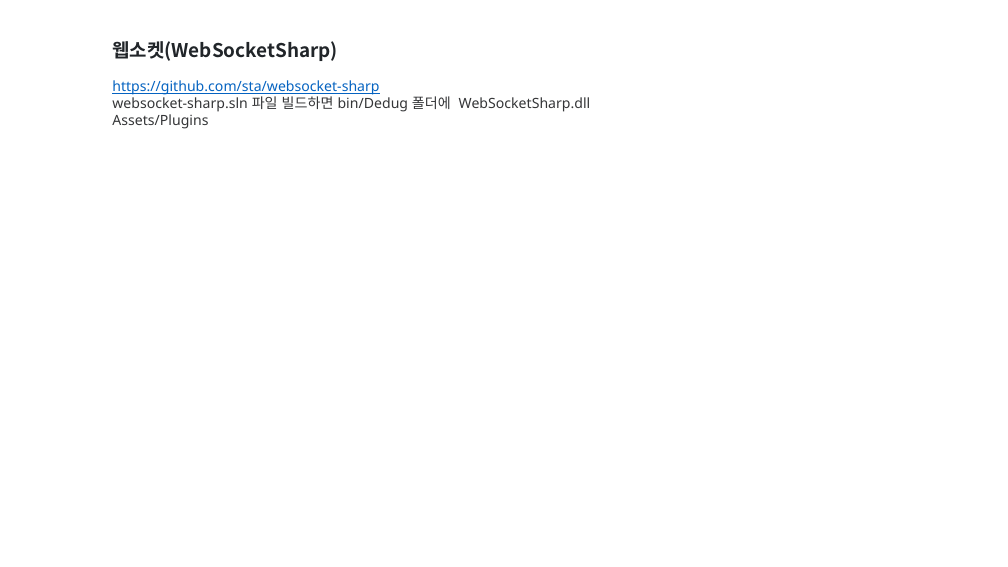
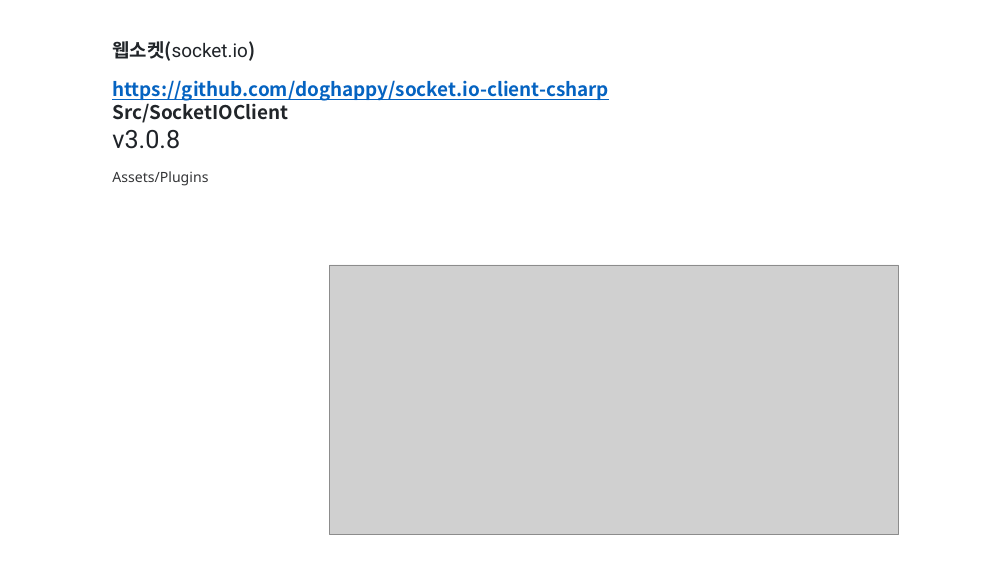
Before and after one commit to SangGyu-Lim/2025_study_lecture, a slide deck: slide 1 of client/lecture/웹소켓.pptx. Drawn at 1008x567 pixels with LibreOffice and Linux fonts; fonts in the diff are those of the drawing; grey boxes stand for pictures. Boxes give left, top, right and bottom in pixels: in the first picture for what was removed or moved away, otherwise in the second. Text is boxed around its words. In the diff, an @@ line names an element or a change of style, - is before the commit and + after.

Commit message:
웹소켓

```diff
--- a/client/lecture/웹소켓.pptx
+++ b/client/lecture/웹소켓.pptx
@@ rectangle "웹소켓(socket.io)": place and size @@
-rectangle "웹소켓(socket.io)" at (105,34,720,133)
+rectangle "웹소켓(socket.io)" at (105,34,720,191)
@@ text in rectangle at (112,41,609,149): text changed; size 13.4 to 18 pt; font Noto Sans to Noto Sans CJK KR; text colour #353638 to #0563C1; bold on @@
-웹소켓(WebSocketSharp)
-https://github.com/sta/websocket-sharp
-websocket-sharp.sln 파일 빌드하면 bin/Dedug 폴더에 WebSocketSharp.dll
+웹소켓(socket.io)
+https://github.com/doghappy/socket.io-client-csharp
+Src/SocketIOClient
+v3.0.8
@@ picture added at (330,265,898,535) @@
```
Also in this commit, not shown: 28 other files.
